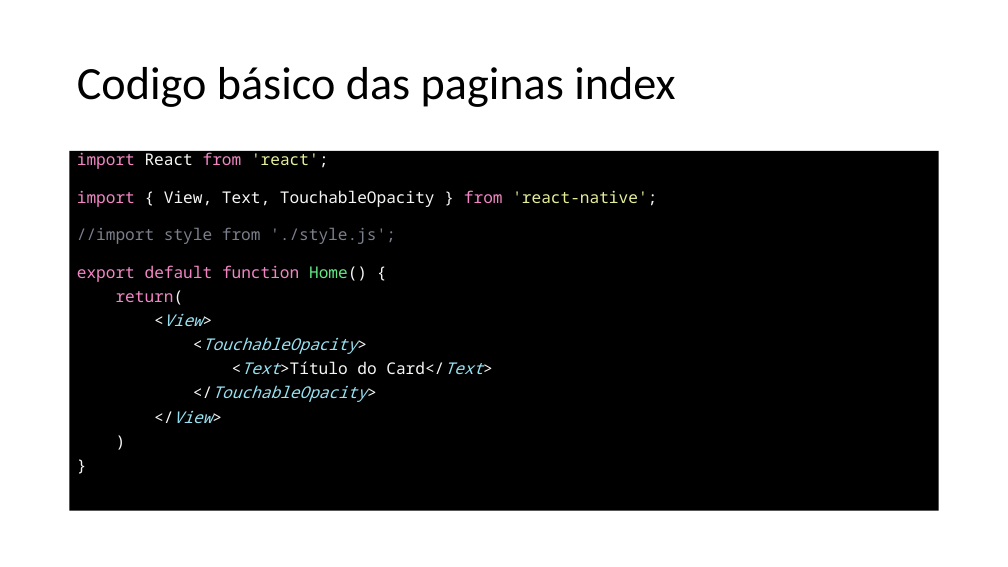
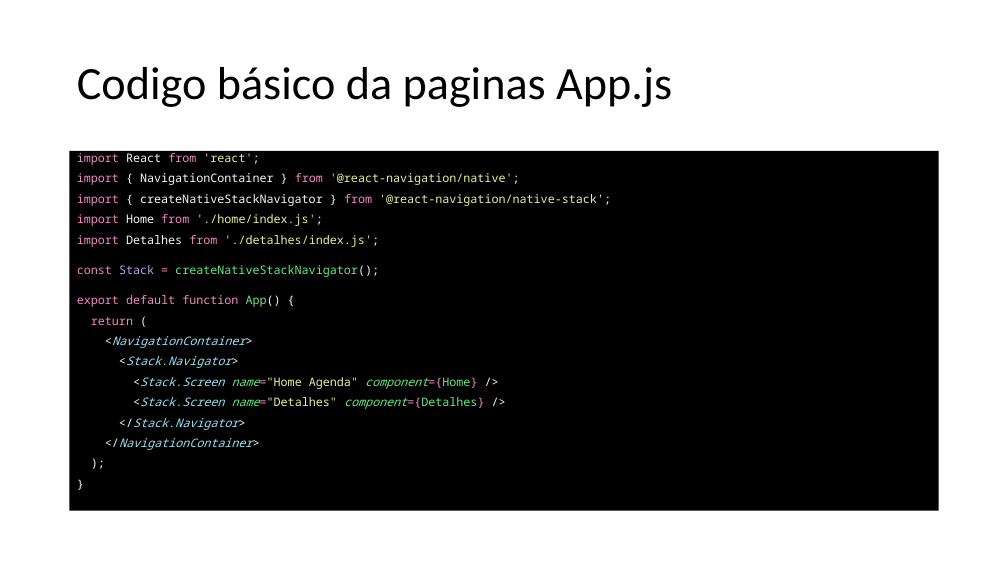
Before and after one commit to wellifabio/senai2021, a slide deck: slide 6 of 2des/indmo/aula03_rev_react/RevisaoReactNative.pptx. Drawn at 1008x567 pixels with LibreOffice and Linux fonts; fonts in the diff are those of the drawing. Boxes give left, top, right and bottom in pixels: in the first picture for what was removed or moved away, otherwise in the second. Text is boxed around its words. In the diff, an @@ line names an element or a change of style, - is before the commit and + after.

```diff
--- a/2des/indmo/aula03_rev_react/RevisaoReactNative.pptx
+++ b/2des/indmo/aula03_rev_react/RevisaoReactNative.pptx
@@ title at [77, 67, 672, 107]: text changed @@
-Codigo básico das paginas index
+Codigo básico da paginas App.js
@@ text at [77, 173, 611, 450]: text changed; size 15.4 to 11.2 pt; text colour #F6F6F4 to #E7EE98 @@
-import { View, Text, TouchableOpacity } from 'react-native';
-//import style from './style.js';
-export default function Home() {
-return(
-<View>
-<TouchableOpacity>
-<Text>Título do Card</Text>
-</TouchableOpacity>
-</View>
-)
+import { NavigationContainer } from '@react-navigation/native';
+import { createNativeStackNavigator } from '@react-navigation/native-stack';
+import Home from './home/index.js';
+import Detalhes from './detalhes/index.js';
+const Stack = createNativeStackNavigator();
+export default function App() {
+return (
+<NavigationContainer>
+<Stack.Navigator>
+<Stack.Screen name="Home Agenda" component={Home} />
+<Stack.Screen name="Detalhes" component={Detalhes} />
+</Stack.Navigator>
+</NavigationContainer>
+);
@@ text at [77, 153, 259, 165]: size 15.4 to 11.2 pt in "import React from 'react';", "}" @@
```
Also in this commit, not shown: 3 other slides changed, 5 slides added.
